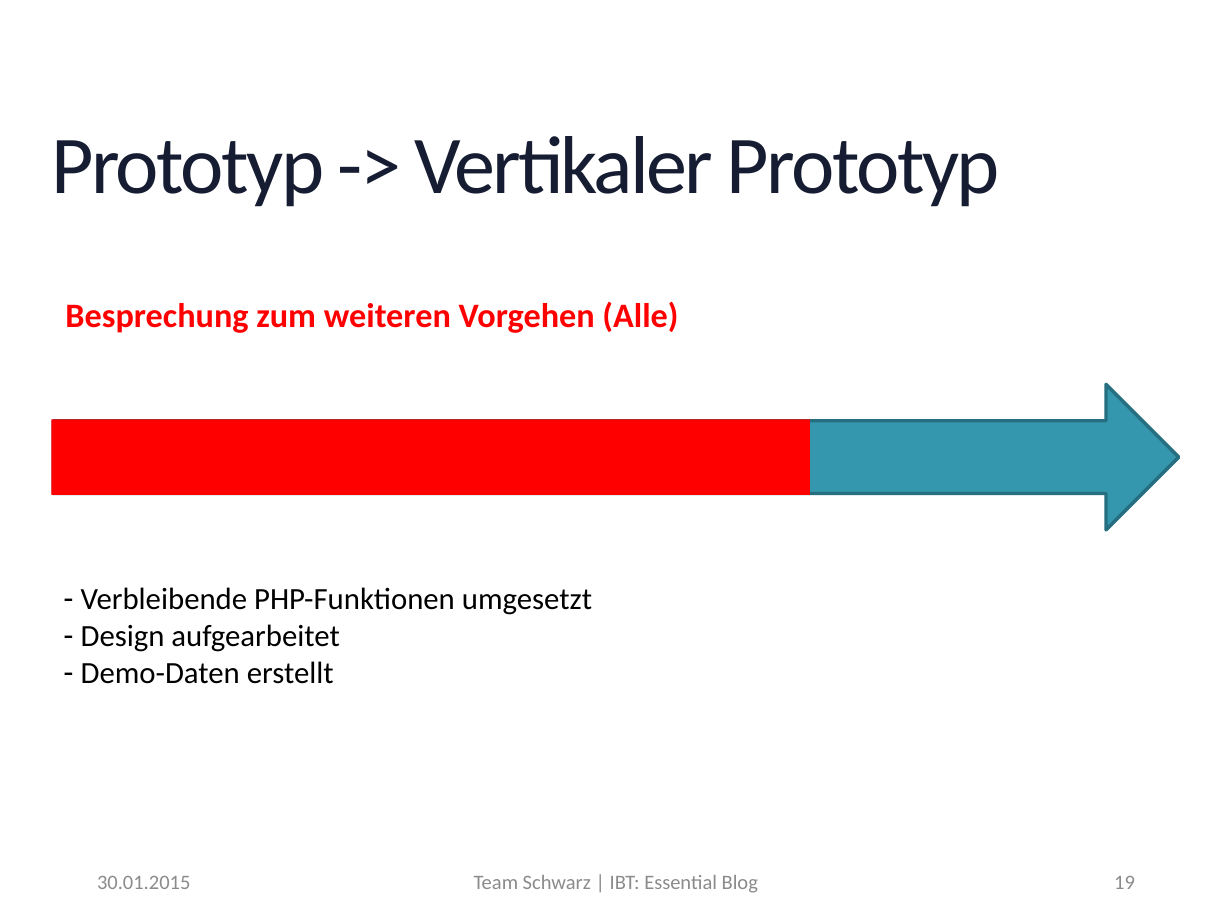
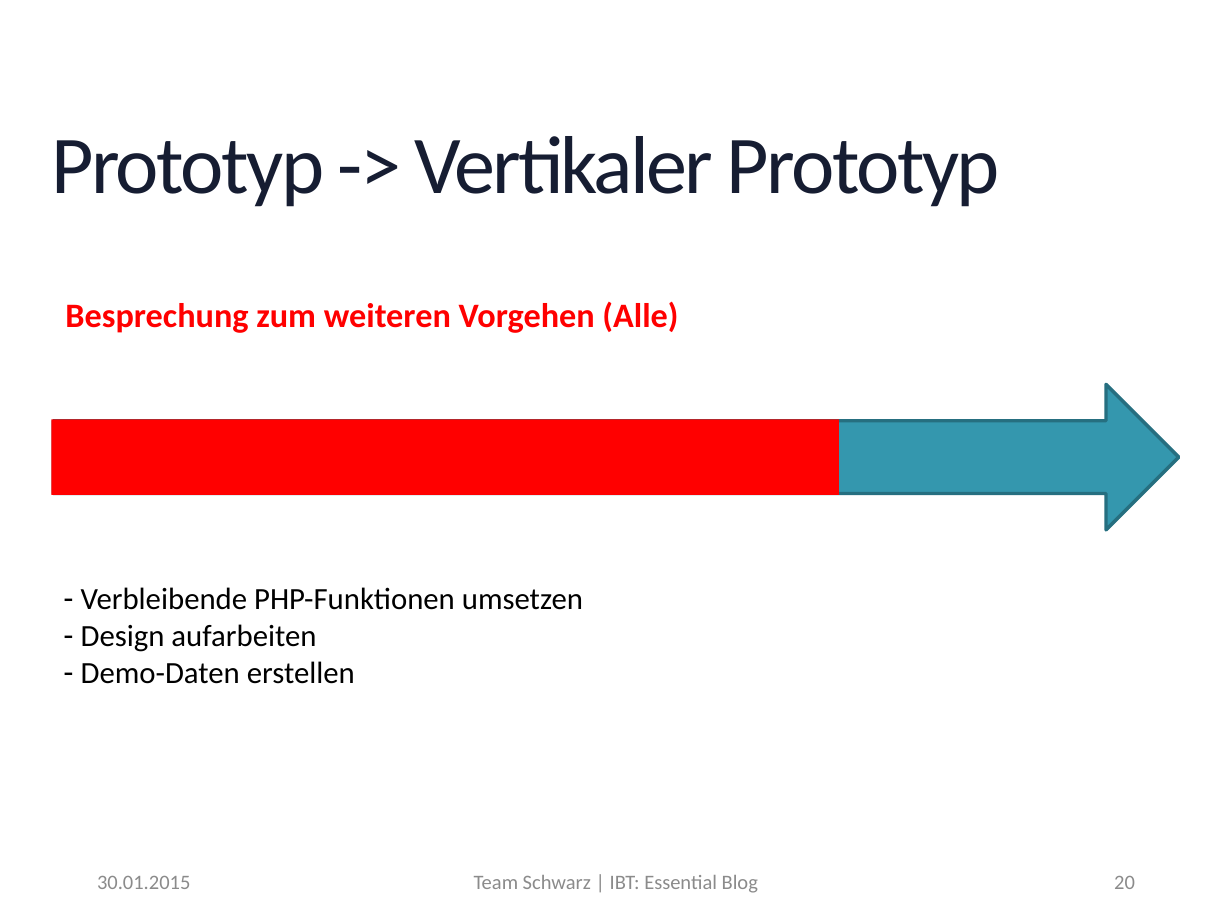
Before and after one commit to MrXXX92/EssentialBlog, a slide deck: slide 20 of Notizen/Präsentation_EssentialBlog.pptx (slide 19 before the commit). Drawn at 1232x924 pixels with LibreOffice and Linux fonts; fonts in the diff are those of the drawing; background and template pictures are left out. Boxes give left, top, right and bottom in pixels: in the first picture for what was removed or moved away, otherwise in the second. Text is boxed around its words. In the diff, an @@ line names an element or a change of style, - is before the commit and + after.

```diff
--- a/Notizen/Präsentation_EssentialBlog.pptx
+++ b/Notizen/Präsentation_EssentialBlog.pptx
@@ rectangle: place and size @@
-rectangle at (52,419,811,494)
+rectangle at (52,419,839,494)
@@ text at (81,587,583,684): text changed @@
-– Verbleibende PHP-Funktionen umgesetzt
-– Design aufgearbeitet
-– Demo-Daten erstellt
+– Verbleibende PHP-Funktionen umsetzen
+– Design aufarbeiten
+– Demo-Daten erstellen
@@ page number at (1114,876,1135,889): text changed @@
-19
+20
```
Also in this commit, not shown: 14 other slides changed.
